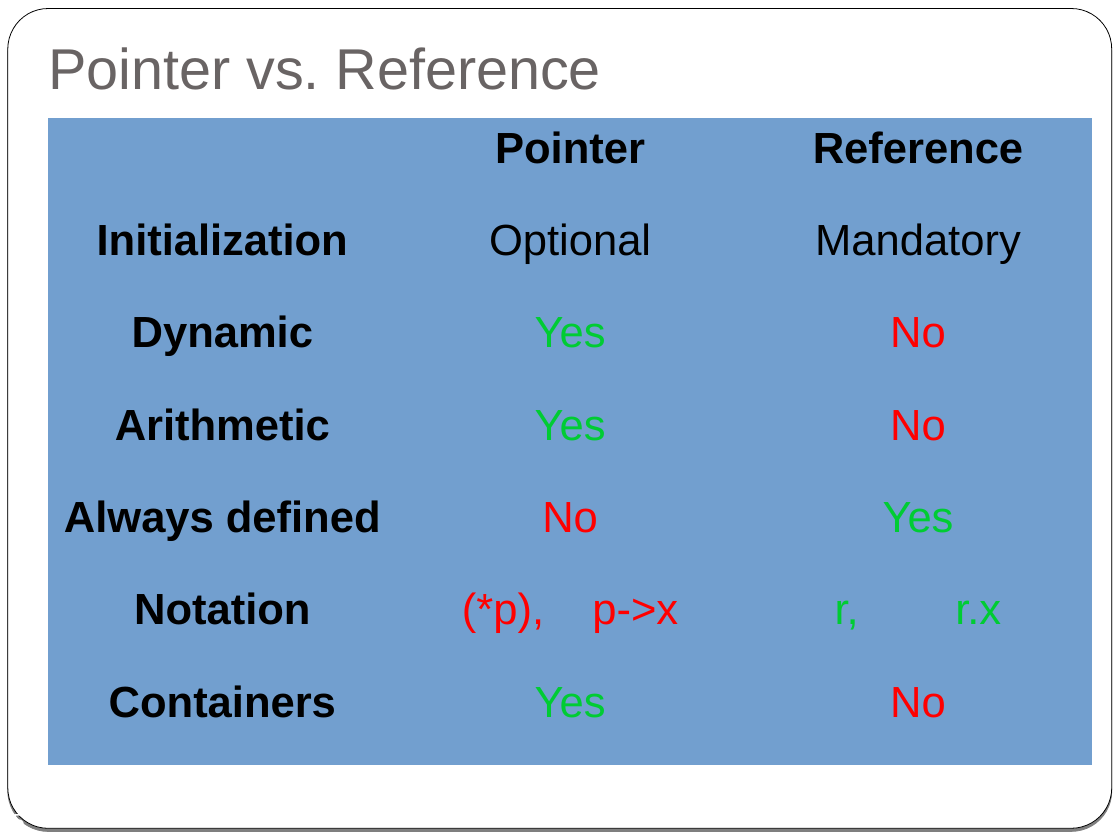
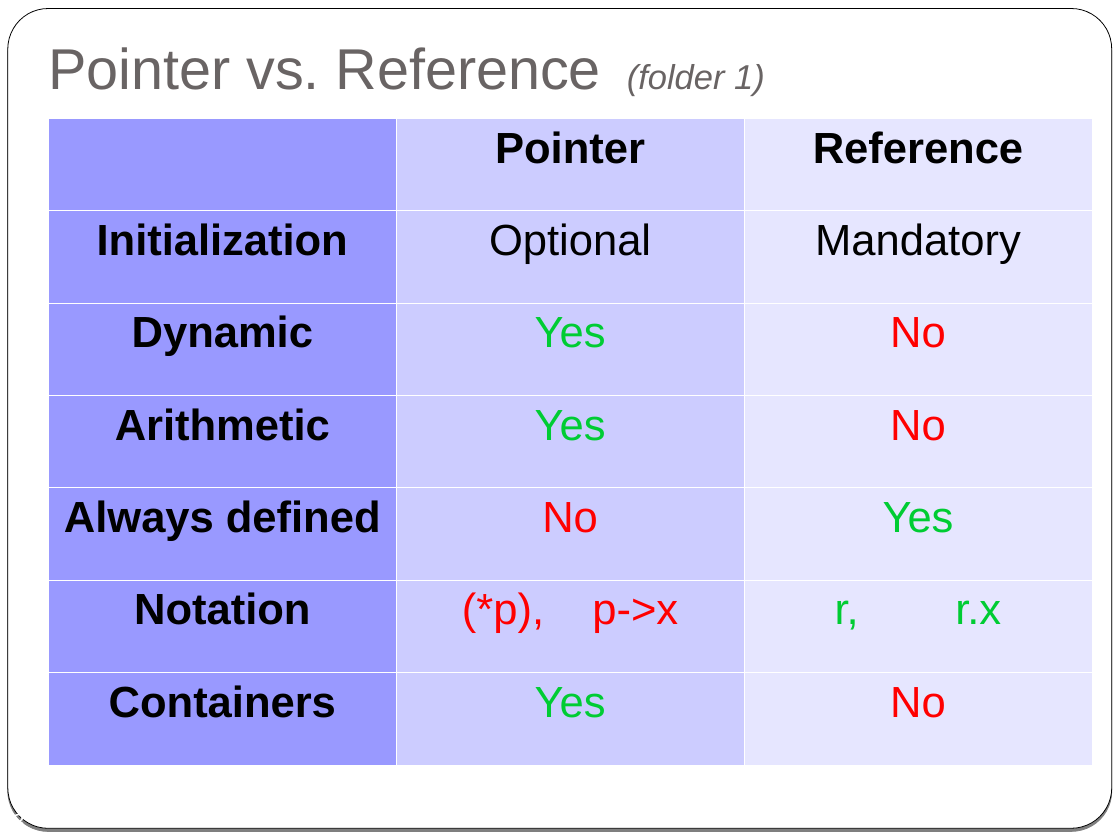
Before and after one commit to cpp-at-ariel/cpp-5778, a slide deck: slide 3 of week03-reference-const/slides-reference.odp (slide 5 before the commit). Drawn at 1120x840 pixels with LibreOffice and Linux fonts; fonts in the diff are those of the drawing. Boxes give left, top, right and bottom in pixels: in the first picture for what was removed or moved away, otherwise in the second. Text is boxed around its words. In the diff, an @@ line names an element or a change of style, - is before the commit and + after.

```diff
--- a/week03-reference-const/slides-reference.odp
+++ b/week03-reference-const/slides-reference.odp
@@ title at <box>48,47,765,96</box>: text changed @@
-Pointer vs. Reference
+Pointer vs. Reference (folder 1)
@@ table at <box>48,118,1093,765</box> @@
@@ fill #729FCF to #9999FF in 7 cells @@
@@ fill #729FCF to #CCCCFF in 7 cells @@
@@ fill #729FCF to #E6E6FF in 7 cells @@
@@ borders changed @@
```
Also in this commit, not shown: 6 other slides changed, 8 slides removed, 30 other files.
